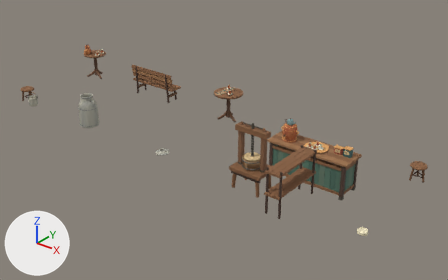
Renders of the glTF model public/models/valley-props.glb from each side of a commit.
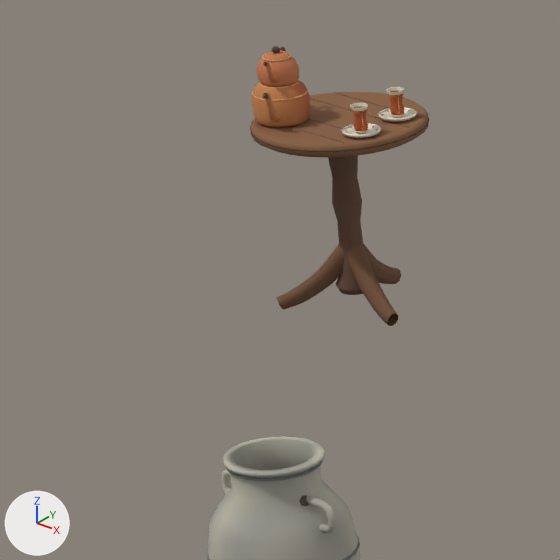
Old and new are each drawn whole from a camera (50 mm lens) standing at (15.04, -12.25, 6.92) and looking at (6.08, -1.04, -0.03) and again close up on the part from 12% to 27% of the width and 14% to 39% of the height. Arrows for +X, +Y and +Z are at lower left; the lights stay in place. The first two pictures are the older version. Where no turn or scale is listed for an object, it has been applied to the vertices. Vertices at exactly the same position are counted once.

Names of what the first close-up shows: 'Milk churn mesh', 'Porch tea table mesh', 'Tulip glass', 'Çaydanlık'.
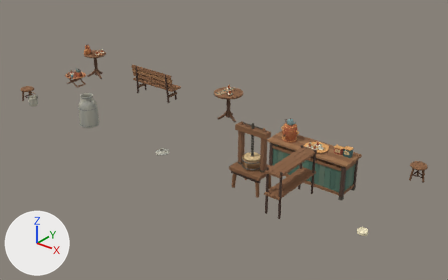
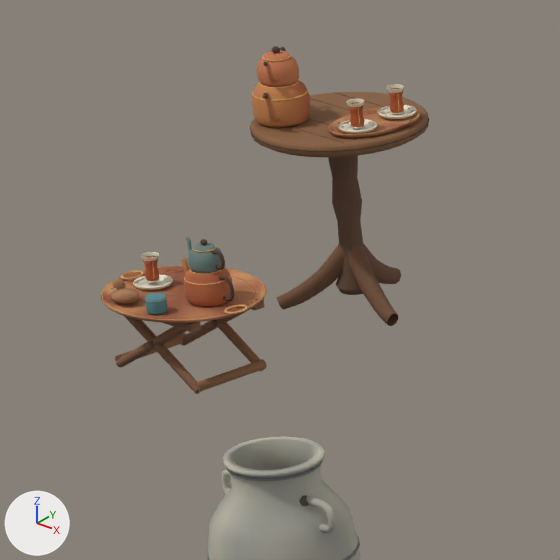
Pixel boxes (x1, y1, x2, y2) of what changed, in the close-ups (560 x 560 px; the box of a moved part takes in the faces that stretch with it):
'Hammered tray and folding stand', added (brown): after (101, 265, 267, 394)
'Travel çaydanlık', added: after (181, 237, 234, 307)
'Tulip glass', moved: before (386, 87, 404, 117); after (386, 84, 404, 114)
'Tulip glass.001', added (brown): after (141, 252, 160, 282)
part 1 of me_mesh_0, moved or reshaped: before (377, 108, 390, 115); after (377, 106, 389, 113)
part 2 of me_mesh_0, moved or reshaped: before (341, 103, 416, 138); after (328, 98, 417, 138)
part 3 of me_mesh_0, recoloured: before (345, 107, 417, 134); after (331, 107, 420, 135)

Edits to the bpy script that builds the scene:
```text
Change me_mesh_0:
    used by ob_porch_tea_table_mesh; location = (0.0, 0.0, 0.0)
    remove me_mesh_0.from_pydata(...)  # 2596 vertices, 4970 faces; spans x -0.35..0.35, y -0.35..0.35, z 0.008..0.918
    add me_mesh_0.from_pydata(...)  # 3702 vertices, 7082 faces; spans x -0.35..0.35, y -0.35..0.35, z 0.008..0.928
    me_mesh_0 part 1: the loose piece of 16 vertices spanning x 0.14..0.16, y 0.065..0.141, z 0.824..0.831 is moved by (0.0, 0.0, 0.01)
    me_mesh_0 part 2: 513 vertices moved from x 0.114..0.299, y -0.154..0.213, z 0.802..0.91 to x 0.055..0.322, y -0.158..0.226, z 0.801..0.832; 741 vertices removed from x 0.134..0.311, y -0.164..0.162, z 0.802..0.918; 1395 vertices added at x 0.054..0.314, y -0.186..0.213, z 0.801..0.928
    me_mesh_0 part 3: 740 kept faces spanning x 0.055..0.322, y -0.158..0.226, z 0.801..0.832 get new vertex colours
    other edits to the shape of me_mesh_0 do not show in these pictures
Add me_mesh_4_1:
    me_mesh_4_1.from_pydata(...)  # 1966 vertices, 3828 faces; spans x -0.155..0.15, y -0.092..0.092, z 0.0..0.247
    me_mesh_4_1.materials.append(mat_material_0)
Add me_mesh_3_1:
    me_mesh_3_1.from_pydata(...)  # 2822 vertices, 5448 faces; spans x -0.348..0.348, y 0.161..0.759, z -0.012..0.384
    me_mesh_3_1.materials.append(mat_material_0)
Change ob_tulip_glass:
    ob_tulip_glass.location: (0.19, 0.137, 0.814) -> (0.19, 0.137, 0.824)
Add ob_tulip_glass_001:
    ob_tulip_glass_001 = bpy.data.objects.new('Tulip glass.001', me_mesh_2.copy())  # the mesh of ob_tulip_glass
    ob_tulip_glass_001.location = (-0.171, -0.85, 0.32)
Add ob_travel_çaydanlık:
    ob_travel_çaydanlık = bpy.data.objects.new('Travel çaydanlık', me_mesh_4_1)
    ob_travel_çaydanlık.location = (0.132, -0.82, 0.298)
Add ob_hammered_tray_and_folding_stand:
    ob_hammered_tray_and_folding_stand = bpy.data.objects.new('Hammered tray and folding stand', me_mesh_3_1)
    ob_hammered_tray_and_folding_stand.location = (0.0, -1.3, 0.0)
```
